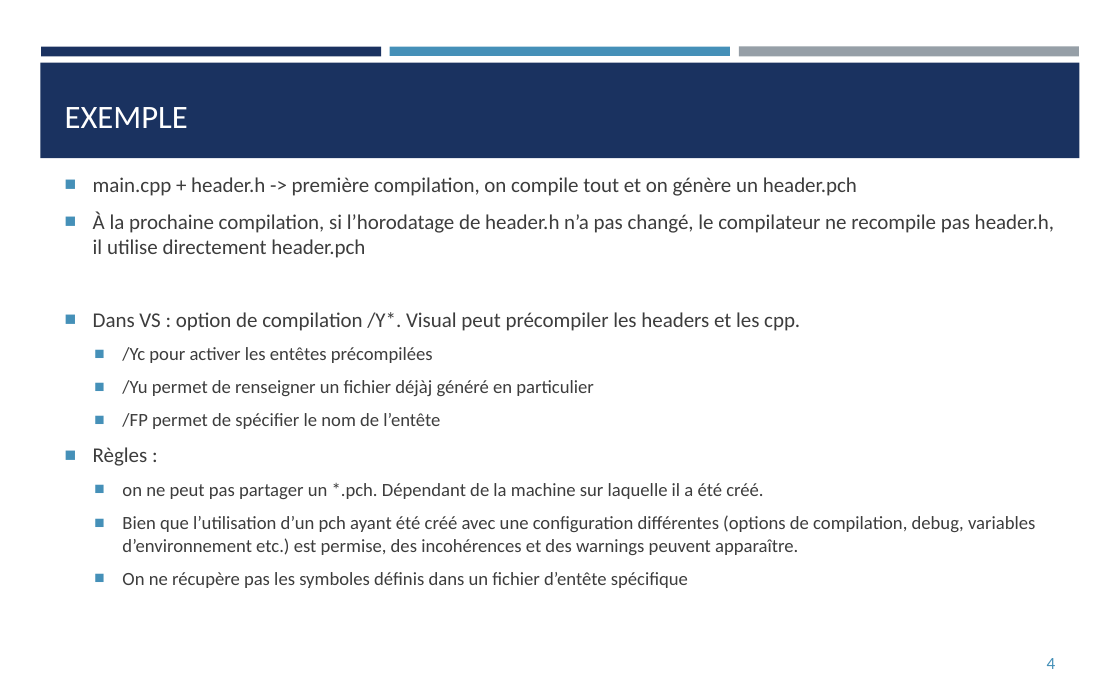
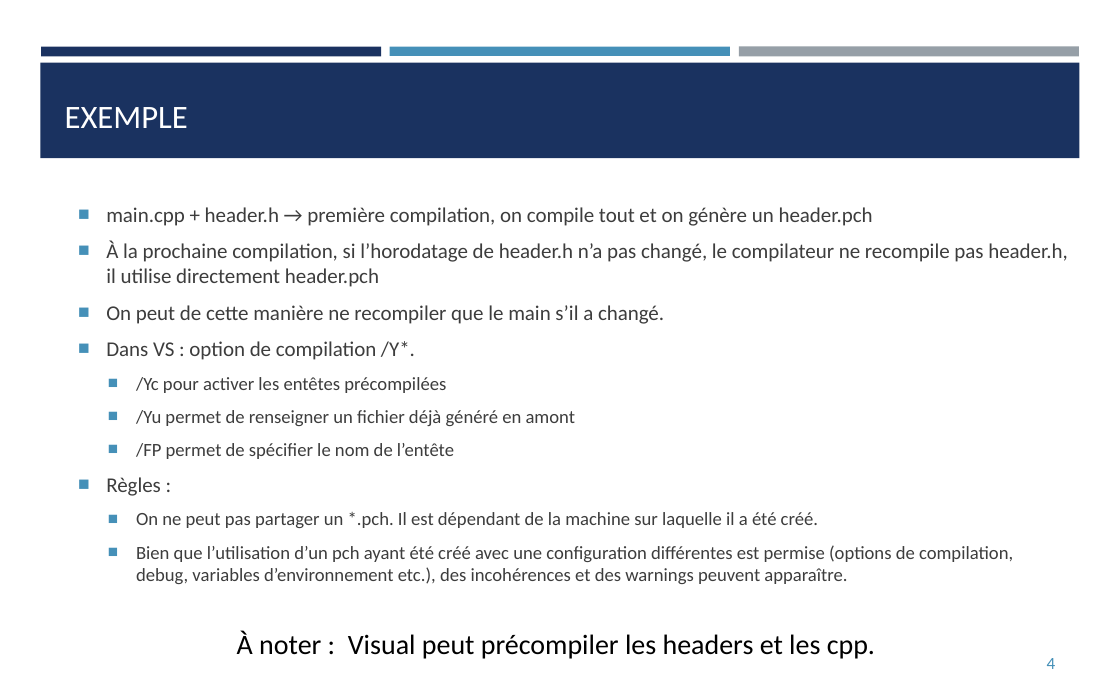
Before and after one commit to franckginguene/cpp_scalian, a slide deck: slide 4 of diapos/CPP_aprem.pptx. Drawn at 1120x700 pixels with LibreOffice and Linux fonts; fonts in the diff are those of the drawing. Boxes give left, top, right and bottom in pixels: in the first picture for what was removed or moved away, otherwise in the second. Text is boxed around its words. In the diff, an @@ line names an element or a change of style, - is before the commit and + after.

```diff
--- a/diapos/CPP_aprem.pptx
+++ b/diapos/CPP_aprem.pptx
@@ text "main.cpp + header.h → première ...": place and size @@
-text "main.cpp + header.h → première ..." at (93, 177, 1054, 588)
+text "main.cpp + header.h → première ..." at (106, 207, 1067, 584)
@@ text at (106, 207, 873, 226): text changed @@
-■ main.cpp + header.h -> première compilation, on compile tout et on génère un header.pch
+■ main.cpp + header.h → première compilation, on compile tout et on génère un header.pch
@@ text at (106, 305, 664, 360): text changed @@
-■ Dans VS : option de compilation /Y*. Visual peut précompiler les headers et les cpp.
+■ On peut de cette manière ne recompiler que le main s’il a changé.
+■ Dans VS : option de compilation /Y*.
@@ text at (136, 410, 576, 426): text changed @@
-  ■ /Yu permet de renseigner un fichier déjàj généré en particulier
+  ■ /Yu permet de renseigner un fichier déjà généré en amont
@@ text at (136, 512, 1013, 584): text changed @@
-  ■ on ne peut pas partager un *.pch. Dépendant de la machine sur laquelle il a été créé.
-  ■ Bien que l’utilisation d’un pch ayant été créé avec une configuration différentes (options de compilation, debug, variables d’environnement etc.) est permise, des incohérences et des warnings peuvent apparaître.
-  ■ On ne récupère pas les symboles définis dans un fichier d’entête spécifique
+  ■ On ne peut pas partager un *.pch. Il est dépendant de la machine sur laquelle il a été créé.
+  ■ Bien que l’utilisation d’un pch ayant été créé avec une configuration différentes est permise (options de compilation, debug, variables d’environnement etc.), des incohérences et des warnings peuvent apparaître.
@@ text added at (237, 631, 875, 659), 18 pt, text #000000 @@
+À noter : Visual peut précompiler les headers et les cpp.
```
Also in this commit, not shown: 14 other slides changed, 2 slides added, 2 slides removed.
